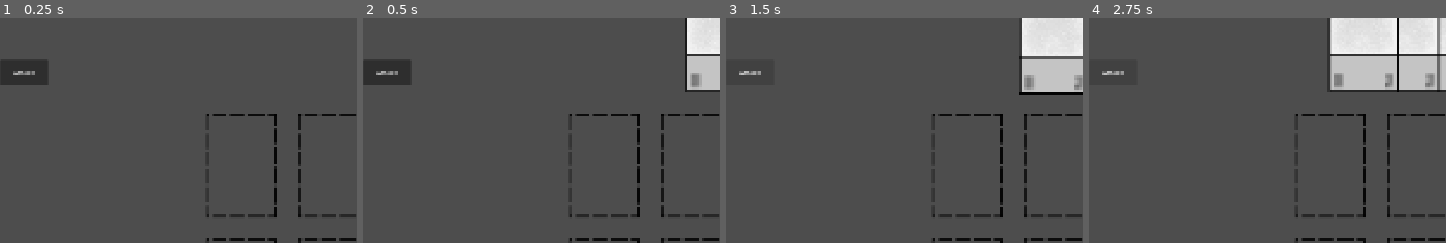
Above: before the commit, frames 1-4 (left to right).
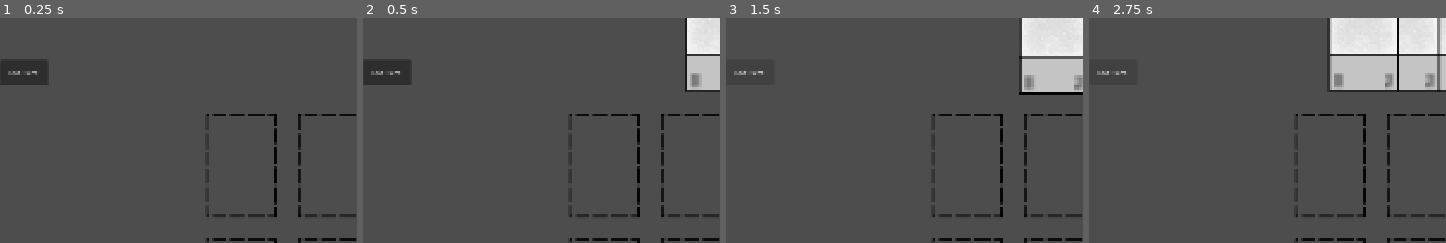
Above: after the commit, the same moments.

Repository: vinion04/MARTYR
Game: Godot game, scene res://Scenes/main.tscn
Same seed, same stepped clock (60 frames per second), same inputs: the game is played once before the commit and once after it. The engine's default icon, where the game draws it, is replaced by a stand-in: a white triangle on a blue panel in a dark square.
Inputs:
- Up to frame 1 (0.25 s): no input
- Up to frame 2 (0.5 s): no input
- Up to frame 3 (1.5 s): click "Attack" (after the commit: "End Turn") at 0.5 s; click "Attack" (after the commit: "End Turn") at 1.25 s
- Up to frame 4 (2.75 s): click "Attack" (after the commit: "End Turn") at 2 s
The pictures show only the part of the screen within x 1-51%, y 0-50%; the shares and areas given below are measured in that part.

The runs differ from the first frame. In frame 1, 0.1% of the frame differs, in the area x 2-11%, y 23-26%; in frame 2, 0.1%; in frame 3, 0.1%; in frame 4, 0.1%.

Commit message:
State Machine Skeleton
started state machine skeleton in game manager

Diff:
--- a/Scenes/main.tscn
+++ b/Scenes/main.tscn
@@ -127,4 +127,6 @@
 offset_top = 100.0
 offset_right = 216.0
 offset_bottom = 162.0
-text = "Attack"
+text = "End Turn"
+
+[connection signal="pressed" from="EndTurnButton" to="." method="_on_end_turn_button_pressed"]
--- a/Scripts/Board_Manager.gd
+++ b/Scripts/Board_Manager.gd
@@ -1,5 +1,5 @@
 # # ---------- board_manager.gd ----------
-# used to keep track of board state
+# used to keep track of board state (BUILD WHEN STARTING COMBAT TO KEEP TRACK OF LANES AND STUFF)
 extends Node2D
 
 # ----- VARIABLES -----
--- a/Scripts/game_manager.gd
+++ b/Scripts/game_manager.gd
@@ -1,24 +1,83 @@
 # ---------- game_manager.gd ----------
-# contains start game mechanics, and saves state
+# contains state machine
 extends Node2D
 
 # ----- CONSTANTS -----
 const STARTING_HAND_SIZE = 5
 
+# signal
+signal state_changed(new_state)
+
+enum State { SETUP, DRAW, PLAYER_TURN, COMBAT, VAMPIRE_TURN, GAME_OVER}
+var state: State = State.SETUP
 
 # Called when the node enters the scene tree for the first time.
 func _ready() -> void:
-	start_game()
+	change_state(State.SETUP)
 
+# func to handle state changes
+func change_state(new_state: State):
+	state = new_state
+	print("STATE: ", State.keys()[new_state])
+	state_changed.emit(new_state)
+	match new_state:
+		State.SETUP:
+			await enter_setup()
+		State.DRAW:
+			await enter_draw()
+		State.PLAYER_TURN:
+			pass # waiting for button implementation
+		State.COMBAT:
+			await enter_combat()
+		State.VAMPIRE_TURN:
+			await enter_vampire_turn()
+		State.GAME_OVER:
+			pass
 
-func start_game():
+# func to start the set up for the game
+func enter_setup():
 	# vampire lays hand first
 	for i in STARTING_HAND_SIZE:
 		$VampireManager.draw_card()
+		# gives buffer time inbetween actions
 		await get_tree().create_timer(0.5).timeout
 	# then the player draws their opening hand
 	for i in STARTING_HAND_SIZE:
 		$PlayerDeck.draw_card()
 		$PlayerDeck.drawn_card_this_turn = false
 		await get_tree().create_timer(0.5).timeout
+	# vampire places cards
 	$VampireManager.play_turn()
+	# next state would be player turn
+	change_state(State.PLAYER_TURN)
+
+# func for player to draw a card before turn
+func enter_draw():
+	# draw logic from deck
+	# now it's player's turn
+	change_state(State.PLAYER_TURN)
+
+# func for when button clicked, enter combat phase
+func enter_combat():
+	# combat manager resolves all lanes
+	await get_tree().create_timer(0.5).timeout
+	change_state(State.VAMPIRE_TURN)
+
+# func to start vampire turn after combat
+func enter_vampire_turn():
+	# vampire manager play turn goes here
+	await get_tree().create_timer(0.5).timeout
+	# after vampire turn, player draws
+	change_state(State.DRAW)
+
+# func to continue to combat after player's turn (called by end turn button)
+func on_end_turn():
+	# if it's the player's turn and they want to continue to combat
+	if state == State.PLAYER_TURN:
+		# continue to combat
+		change_state(State.COMBAT)
+
+# func to handle end turn button press
+func _on_end_turn_button_pressed() -> void:
+	# no longer player turn, move to combat
+	change_state(State.COMBAT)
